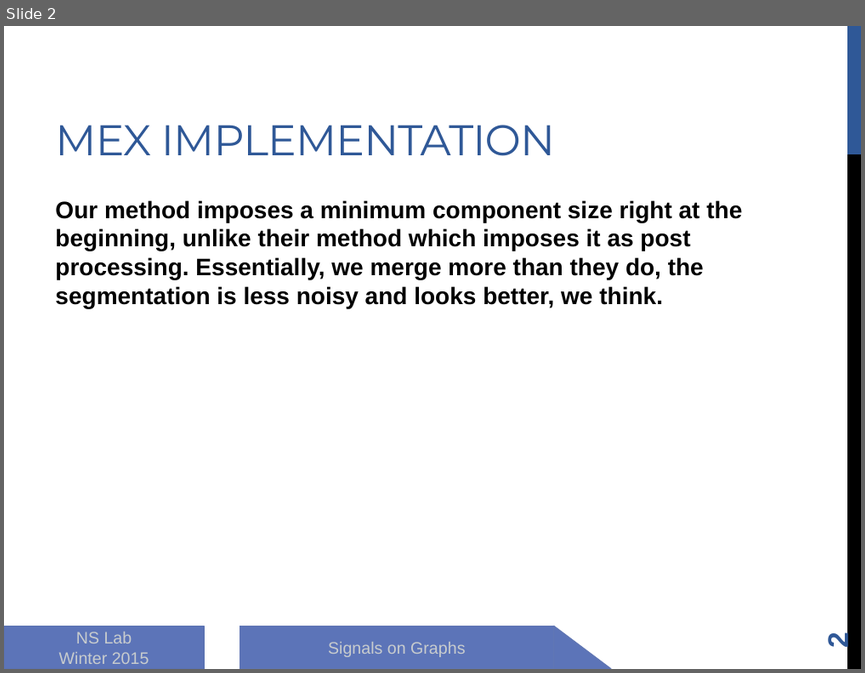
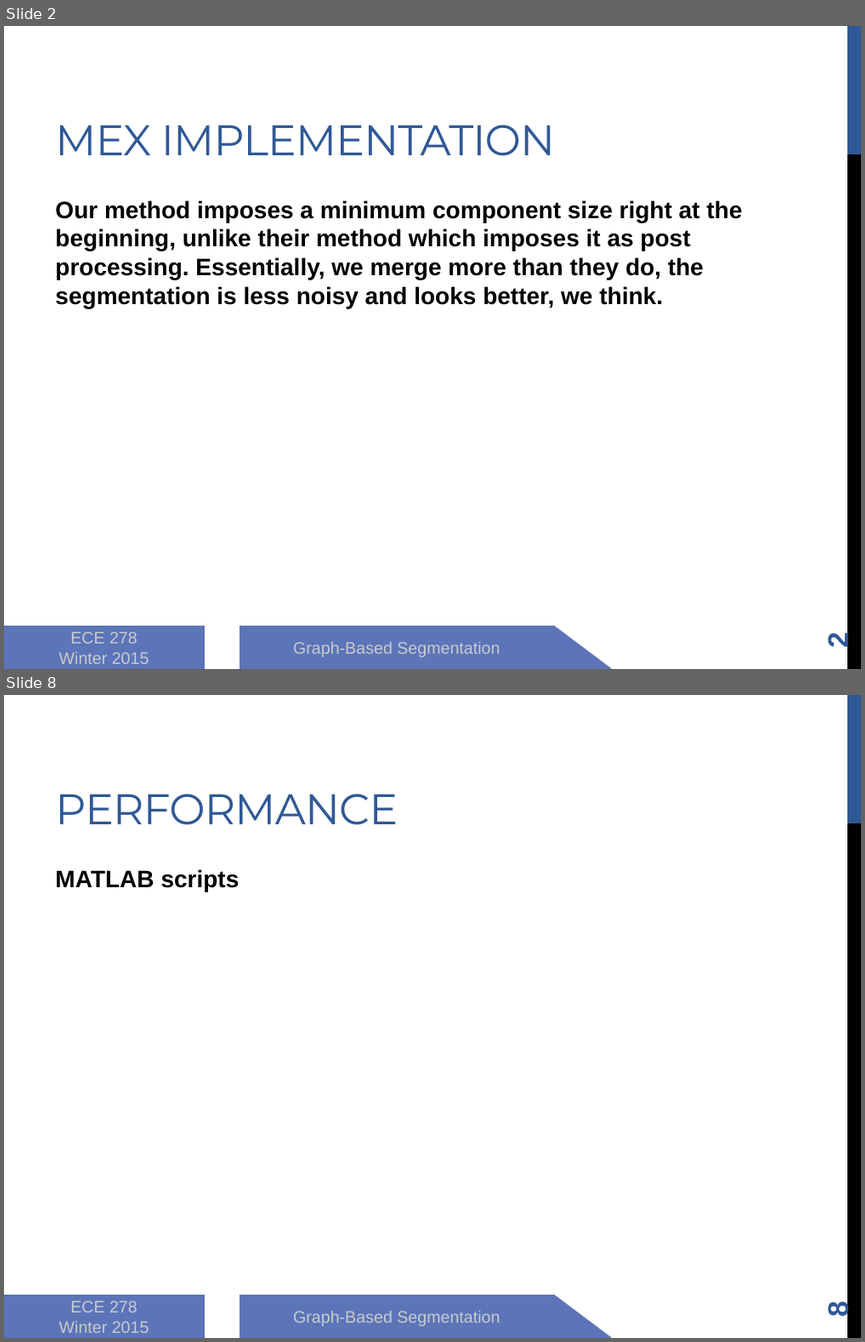
Before and after one commit to zhongguomeng/graph-based-segmentation, a slide deck: 8_report/presentation.pptx. Shown one above the other, each under a label of ours: slide 2 before the commit, slides 2 and 8 after it; the slides between them are not shown. The pictures are 865x673 and 865x1342 pixels, drawn with LibreOffice and Linux fonts; fonts in the diff are those of the drawing. Boxes give left, top, right and bottom in pixels: in the first picture for what was removed or moved away, otherwise in the second. Text is boxed around its words. In the diff, an @@ line names an element or a change of style, - is before the commit and + after.

```diff
--- a/8_report/presentation.pptx
+++ b/8_report/presentation.pptx
@@ slide 8 added at (x1=4, y1=695, x2=861, y2=1338), background #FFFFFF; not listed: 2 template elements that a slide beside it also shows @@
@@ title added at (x1=55, y1=794, x2=398, y2=825), 36 pt, text #2F5897 @@
+PERFORMANCE
@@ text added at (x1=55, y1=869, x2=239, y2=891), 20 pt, text #000000, bold @@
+MATLAB scripts
@@ rectangle added at (x1=4, y1=1295, x2=204, y2=1338), fill #5C74B8, outline #5C72B2 1 pt, 14 pt, text #C8CCCE @@
+ECE 278
+Winter 2015
@@ rectangle added at (x1=239, y1=1295, x2=554, y2=1338), fill #5C74B8, outline #6076B4 1 pt, 14 pt, text #C8CCCE @@
+Graph-Based Segmentation
@@ right triangle added at (x1=554, y1=1295, x2=612, y2=1338), fill #5C74B8, outline #6076B4 1 pt @@
@@ page number added at (x1=822, y1=1302, x2=854, y2=1317), 24 pt, text #2F5897, bold @@
+8
@@ slide 2 changed as well @@
@@ text in rectangle at (x1=70, y1=631, x2=137, y2=643): text changed @@
-NS Lab
+ECE 278
@@ text in rectangle at (x1=293, y1=641, x2=500, y2=657): text changed @@
-Signals on Graphs
+Graph-Based Segmentation
```
Also in this commit, not shown: 4 other slides changed, 3 other slides added, 7 other files.
